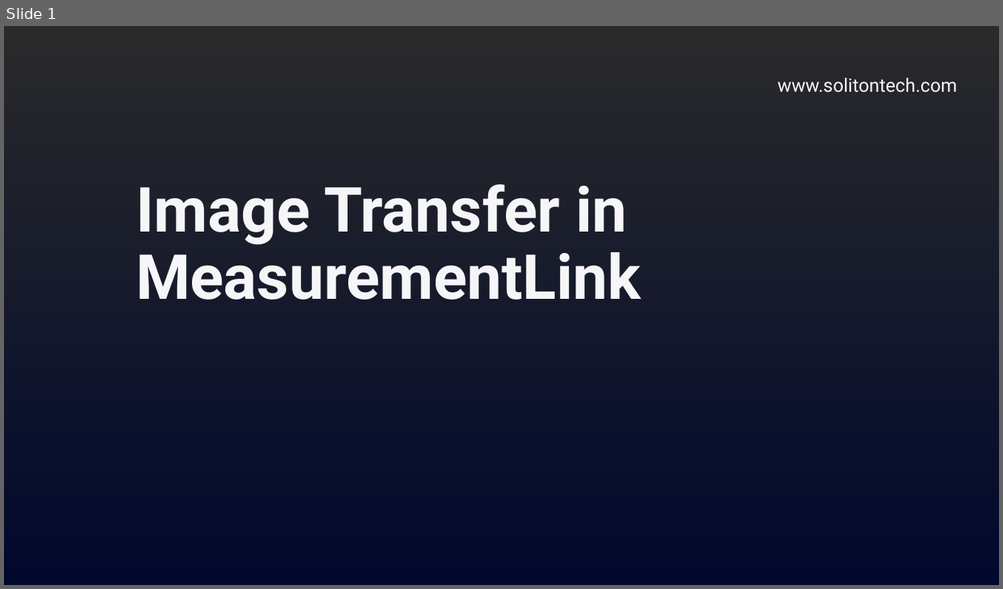
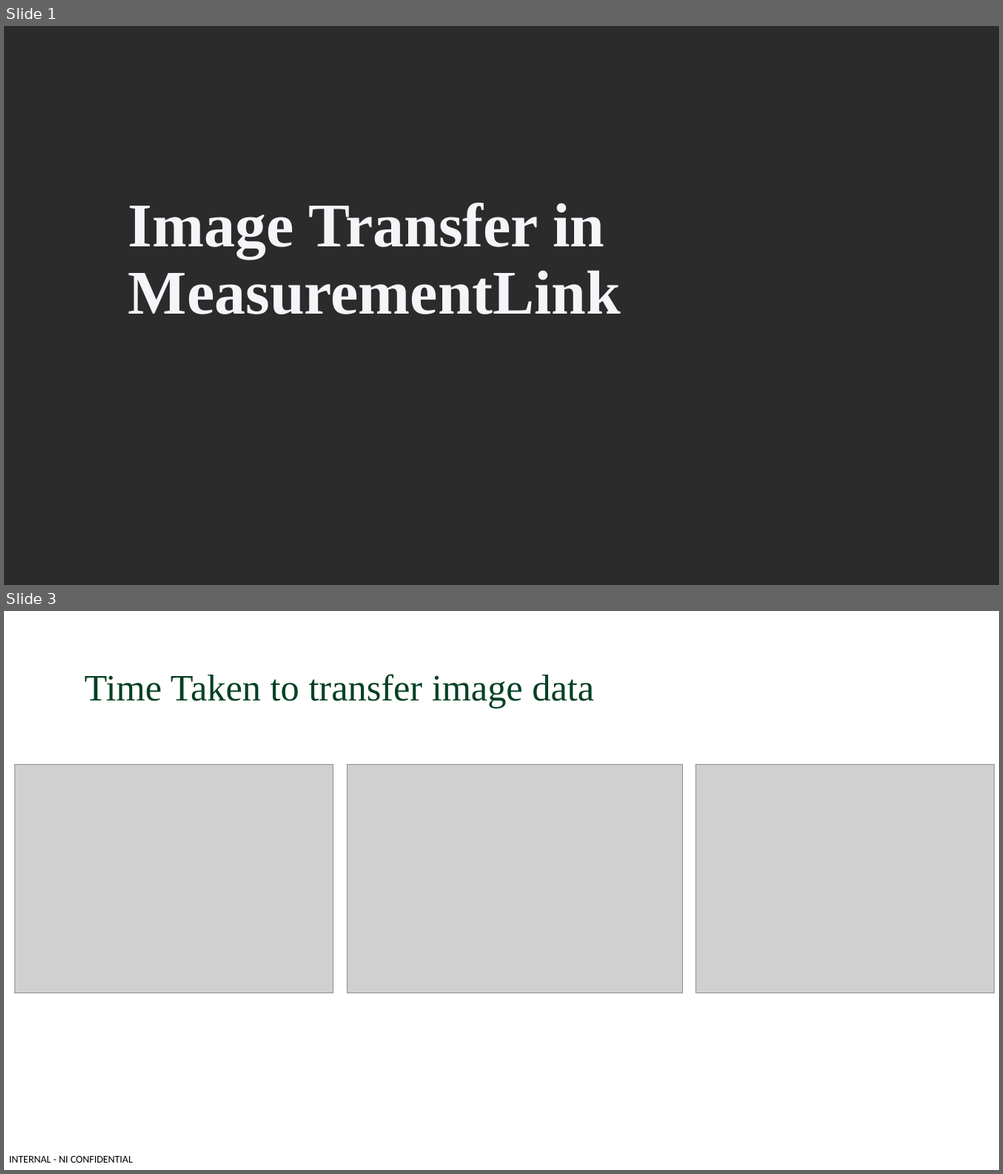
Before and after one commit to ni/measurement-plugin-labview, a slide deck: Source/Example Measurements/Image rendering/Image Transfer in MeasurementLink example.pptx. Shown one above the other, each under a label of ours: slide 1 before the commit, slides 1 and 3 after it; the slides between them are not shown. The pictures are 1003x589 and 1003x1174 pixels, drawn with LibreOffice and Linux fonts; fonts in the diff are those of the drawing; grey boxes stand for pictures; background and template pictures are left out; a plain dark background stands for a picture behind light text. Boxes give left, top, right and bottom in pixels: in the first picture for what was removed or moved away, otherwise in the second. Text is boxed around its words. In the diff, an @@ line names an element or a change of style, - is before the commit and + after.

```diff
--- a/Source/Example Measurements/Image rendering/Image Transfer in MeasurementLink example.pptx
+++ b/Source/Example Measurements/Image rendering/Image Transfer in MeasurementLink example.pptx
@@ slide 3 added at bbox=[4, 611, 999, 1170], background #FFFFFF @@
@@ title added at bbox=[85, 674, 594, 708], 36 pt, text #044123 @@
+Time Taken to transfer image data
@@ picture added at bbox=[15, 765, 334, 994] @@
@@ picture added at bbox=[347, 765, 681, 994] @@
@@ picture added at bbox=[696, 765, 994, 994] @@
@@ text added at bbox=[9, 1156, 133, 1163], 10 pt, text #000000 @@
+INTERNAL - NI CONFIDENTIAL
@@ slide 1 changed as well @@
@@ rectangle removed at bbox=[4, 26, 999, 585] @@
@@ text removed at bbox=[777, 78, 957, 93] @@
-www.solitontech.com
@@ title "Image Transfer in MeasurementLink": place and size @@
-title "Image Transfer in MeasurementLink" at bbox=[136, 184, 640, 300]
+title "Image Transfer in MeasurementLink" at bbox=[128, 203, 620, 315]
@@ title "Image Transfer in MeasurementLink" at bbox=[128, 203, 620, 315]: font Roboto to Times New Roman, text colour #F6F5F7 to #F4F5F8 @@
```
Also in this commit, not shown: 1 other slide changed, 2 other slides added, 1 slide removed, 7 other files.
